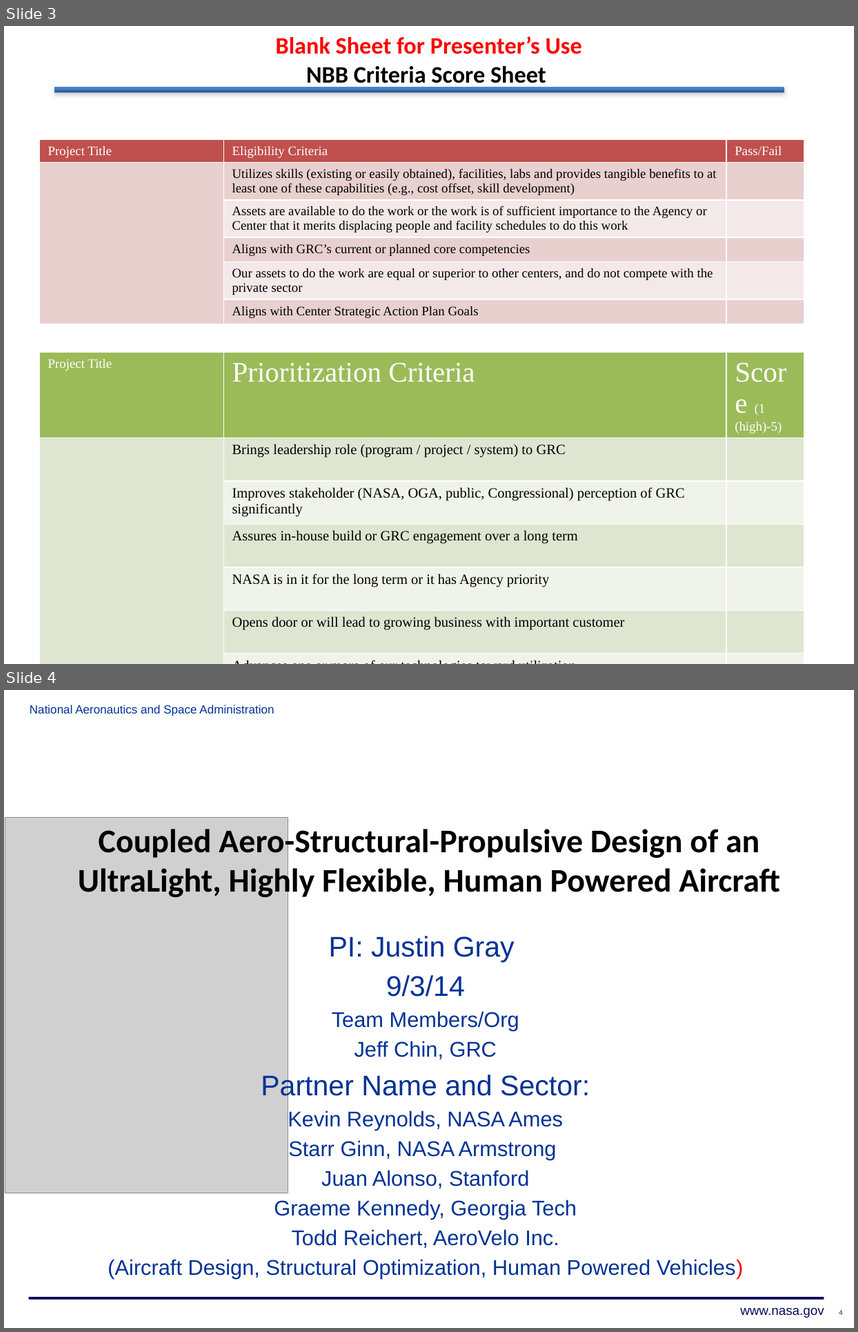
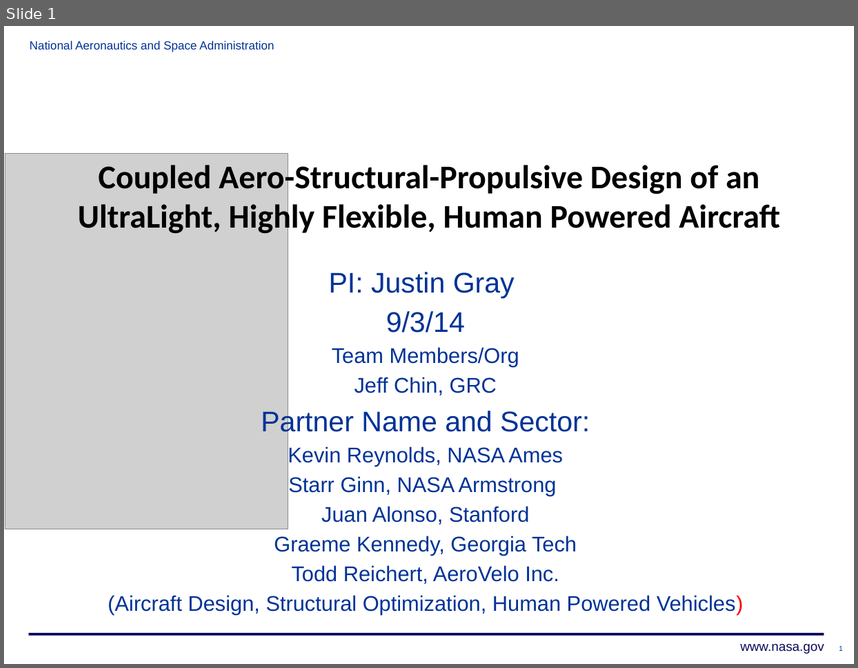
Before and after one commit to JustinSGray/Seedling2015, a slide deck: HPA_RRB_Presentation.pptx. Shown one above the other, each under a label of ours: slides 3 and 4 before the commit, slide 1 after it. The pictures are 858x1332 and 858x668 pixels, drawn with LibreOffice and Linux fonts; fonts in the diff are those of the drawing; grey boxes stand for pictures; background and template pictures are left out. Boxes give left, top, right and bottom in pixels: in the first picture for what was removed or moved away, otherwise in the second. Text is boxed around its words. In the diff, an @@ line names an element or a change of style, - is before the commit and + after.

```diff
--- a/HPA_RRB_Presentation.pptx
+++ b/HPA_RRB_Presentation.pptx
@@ slide 3 removed at [4,26,854,664], background #FFFFFF @@
@@ title removed at [276,36,582,88] @@
-Blank Sheet for Presenter’s Use
-NBB Criteria Score Sheet
@@ rounded rectangle removed at [54,86,784,92] @@
@@ table removed at [40,139,805,330], 6 rows, 3 columns @@
-Project Title | Eligibility Criteria | Pass/Fail
- | Utilizes skills (existing or easily obtained), facilities, labs and provides tangible benefits to at least one of these capabilities (e.g., cost offset, skill development) | 
- | Assets are available to do the work or the work is of sufficient importance to the Agency or Center that it merits displacing people and facility schedules to do this work | 
- | Aligns with GRC’s current or planned core competencies | 
- | Our assets to do the work are equal or superior to other centers, and do not compete with the private sector | 
- | Aligns with Center Strategic Action Plan Goals | 
@@ table removed at [40,352,805,633], 7 rows, 3 columns @@
-Project Title | Prioritization Criteria | Score (1 (high)-5)
- | Brings leadership role (program / project / system) to GRC | 
- | Improves stakeholder (NASA, OGA, public, Congressional) perception of GRC significantly | 
- | Assures in-house build or GRC engagement over a long term | 
- | NASA is in it for the long term or it has Agency priority | 
- | Opens door or will lead to growing business with important customer | 
- | Advances one or more of our technologies toward utilization | 
@@ page number removed at [613,617,811,651] @@
-3
@@ what was slide 4 is now slide 1 @@
@@ page number at [839,646,843,650]: text changed @@
-4
+1
```
Also in this commit, not shown: 3 slides changed, 2 other slides removed, 2 other files.
